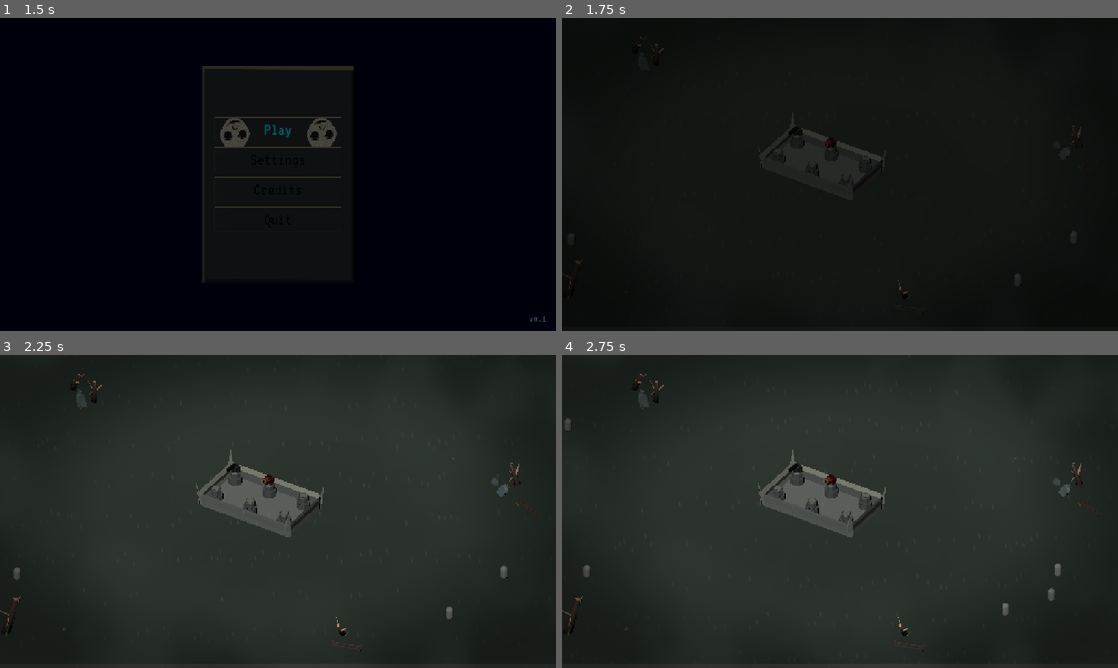
Above: before the commit, frames 1-4 (two rows, left to right).
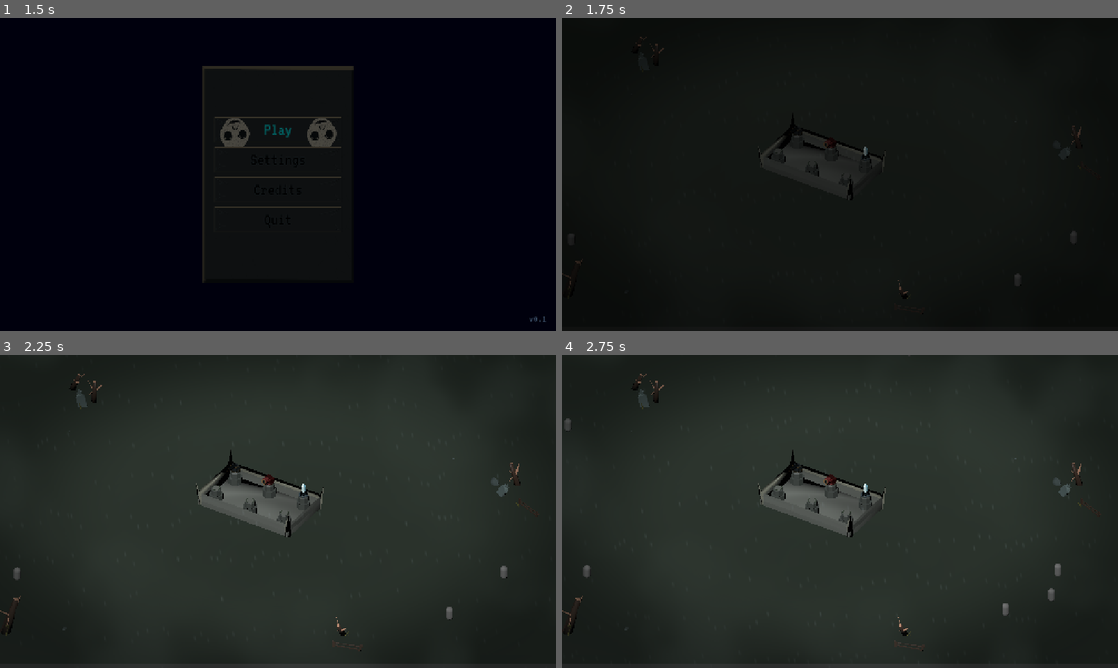
Above: after the commit, the same moments.

Repository: JeremyMarkWilcox/Tower-Defense
Game: Godot game, scene res://core/ui/boot.tscn
Same seed, same stepped clock (60 frames per second), same inputs: the game is played once before the commit and once after it. Sound files missing from this copy of the repository are replaced by a short silence.
Inputs (mouse positions are in pixels of both pictures, inside the frame that each line leads up to):
- Up to frame 1 (1.5 s): click "Play" at 0.5 s; click "Play" at 1.25 s
- Up to frame 2 (1.75 s): no input
- Up to frame 3 (2.25 s): tap Enter at 2 s; move the mouse to (400, 495) at 2.02 s; hold Right (ui_right) from 2.03 s (still down); hold N (call_next_wave) from 2.03 s (still down); click (400, 495) at 2.17 s
- Up to frame 4 (2.75 s): keep holding Right (ui_right); keep holding N (call_next_wave)

Frame 1 is identical in both runs. In frame 2, 0.3% of the frame differs, in the area x 35-59%, y 30-59%; in frame 3, 0.5%; in frame 4, 0.5%.

Commit message:
Added Ice Tower

Diff:
--- a/game/game.tscn
+++ b/game/game.tscn
@@ -22,6 +22,7 @@
 [ext_resource type="Script" uid="uid://e21u8rkcefj4" path="res://game/managers/gold_manager.gd" id="8_vsp63"]
 [ext_resource type="PackedScene" uid="uid://cniox0c88ga5l" path="res://core/ui/controls_menu.tscn" id="8_wmqhs"]
 [ext_resource type="PackedScene" uid="uid://dl7btnuthvvlb" path="res://assets/3d_art/towers/FireTower.glb" id="9_leid8"]
+[ext_resource type="PackedScene" uid="uid://dm6ojjrnrnkqg" path="res://assets/3d_art/towers/IceTower.glb" id="10_8bboj"]
 [ext_resource type="PackedScene" uid="uid://dj4pwl2xdjjfq" path="res://game/ui/run_end_screen.tscn" id="11_3vho3"]
 [ext_resource type="PackedScene" uid="uid://b82y0h3s65i2h" path="res://assets/3d_art/towers/CannonTower.glb" id="23_5e03w"]
 
@@ -146,6 +147,9 @@
 [node name="FireTower" parent="World" unique_id=570521196 instance=ExtResource("9_leid8")]
 transform = Transform3D(1, 0, 0, 0, 1, 0, 0, 0, 1, -1.9429172, 2.8008618, -0.5709059)
 
+[node name="IceTower" parent="World" unique_id=879949465 instance=ExtResource("10_8bboj")]
+transform = Transform3D(1, 0, 0, 0, 1, 0, 0, 0, 1, 2.4456089, 2.748484, -1.5844189)
+
 [node name="Atmosphere" type="CanvasLayer" parent="." unique_id=67527882]
 layer = 0
 
Binary file changed: assets/3d_art/stronghold/stronghold_base.glb
Binary file added: assets/3d_art/towers/IceTower.glb
Not shown, added: assets/3d_art/towers/IceTower.glb.import
